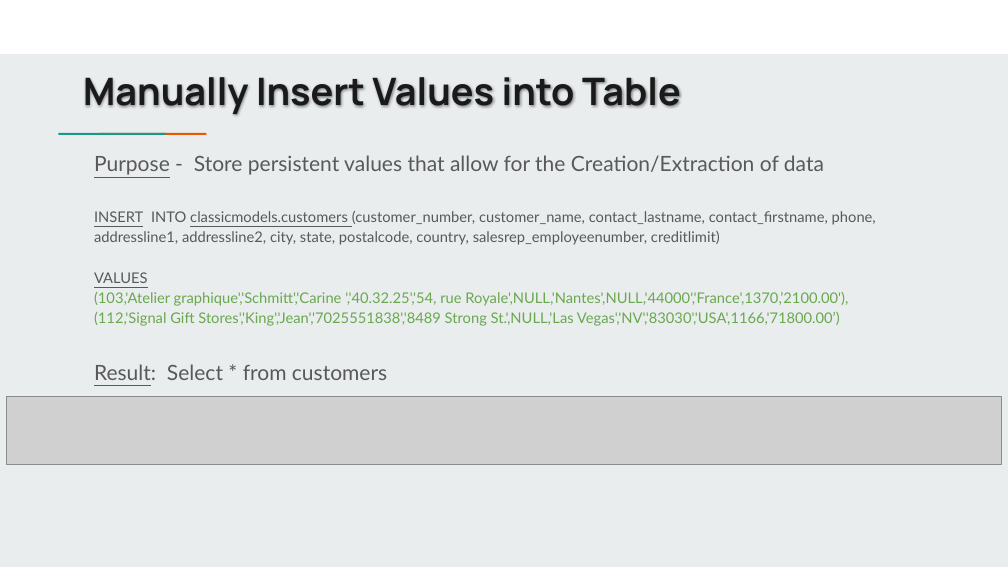
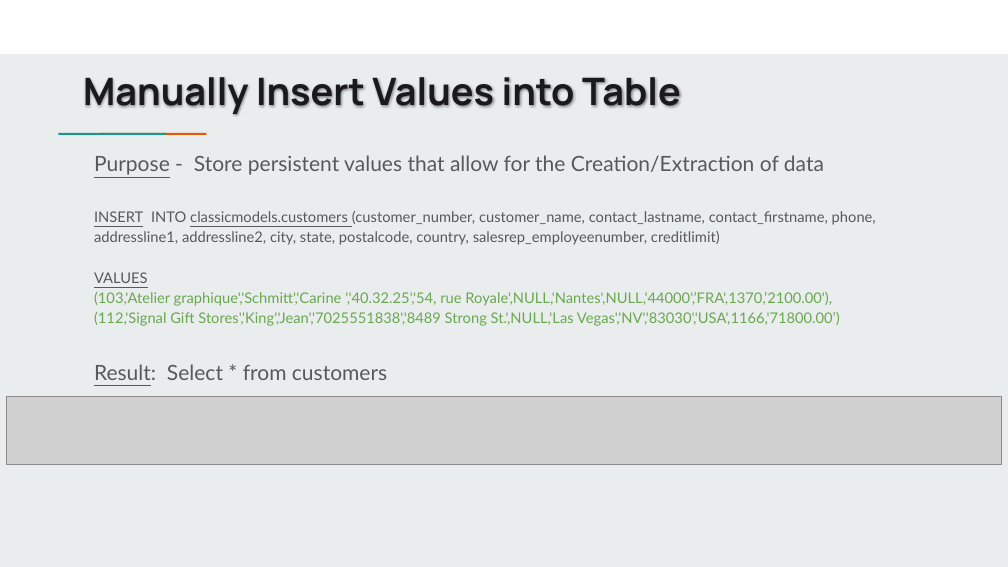
Before and after one commit to jbergmann56/OSDA-DataManipulationAndManagement, a slide deck: slide 9 of Lectures/(3) Extracting & Storing Data.pptx. Drawn at 1008x567 pixels with LibreOffice and Linux fonts; fonts in the diff are those of the drawing; grey boxes stand for pictures. Boxes give left, top, right and bottom in pixels: in the first picture for what was removed or moved away, otherwise in the second. Text is boxed around its words. In the diff, an @@ line names an element or a change of style, - is before the commit and + after.

```diff
--- a/Lectures/(3) Extracting & Storing Data.pptx
+++ b/Lectures/(3) Extracting & Storing Data.pptx
@@ text at <box>94,292,832,306</box>: text changed @@
-(103,'Atelier graphique','Schmitt','Carine ','40.32.25','54, rue Royale',NULL,'Nantes',NULL,'44000','France',1370,’2100.00'),
+(103,'Atelier graphique','Schmitt','Carine ','40.32.25','54, rue Royale',NULL,'Nantes',NULL,'44000',’FRA',1370,’2100.00'),
```
Also in this commit, not shown: 12 other slides changed, 34 other files.
